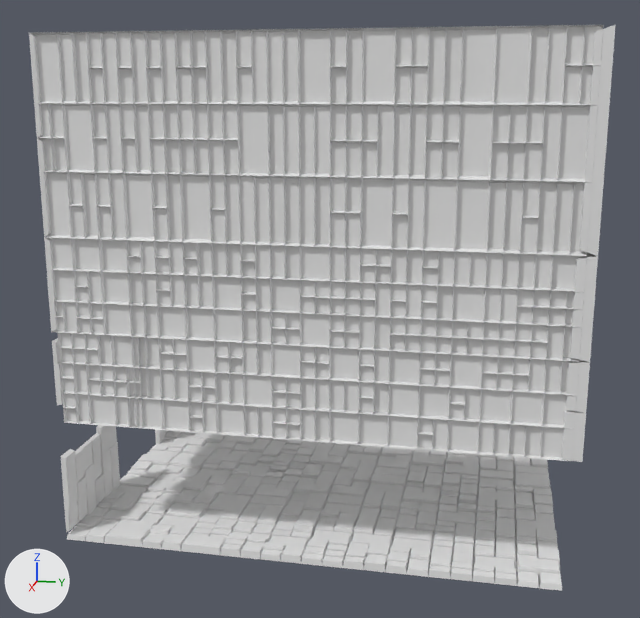
Two versions of the FBX model Assets/Models/FPS/Cylinder_hall/SpawnRoom/SpawnRoom_Floor.fbx, one commit apart.
The view is the same before and after, from a 50 mm lens placed at (46.7, -16.7, 29.6), pointed at (1.2, -25.8, 18.2). Every picture has the same lights, and +X, +Y and +Z are marked at lower left. Where no turn or scale is listed for an object, it has been applied to the vertices. Vertices at the same position are counted once.

Script lines for the objects in view, before the commit:
```python
me_discombobulated_object_011 = bpy.data.meshes.new('discombobulated_object.011')
me_discombobulated_object_011.from_pydata(...)  # 7912 vertices, 7306 faces; spans x -9.0..9.0, y -12.1..12.4, z -0.2..24.0
ob_spawnroom_floor = bpy.data.objects.new('SpawnRoom_Floor', me_discombobulated_object_011)
ob_spawnroom_floor.location = (0.6, -25.0, 8.07)
```
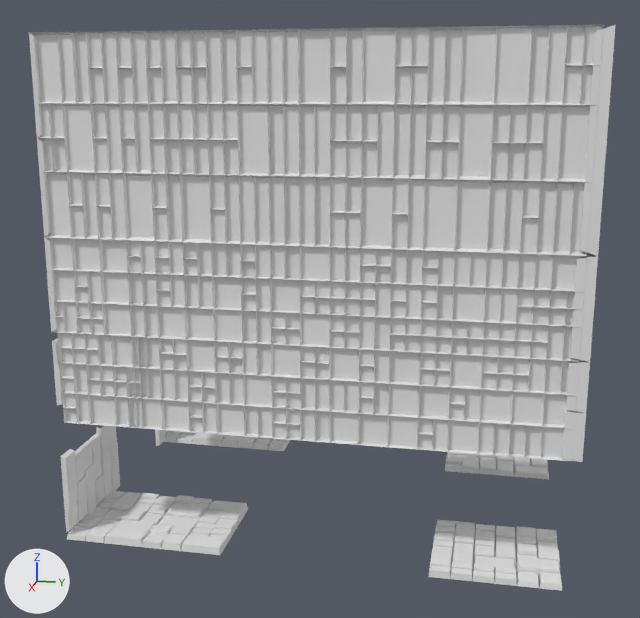
Location of each change, (x1, y1, x2, y2) in pixels of the pictures (640 x 618 px):
```json
{"part": 1, "of": "me_discombobulated_object_011", "change": "cut back", "before": [97, 425, 555, 579], "after": [155, 429, 455, 579]}
```

Scene script edits in JSON lines:
```json
{"block": "me_discombobulated_object_011", "where": "# used by ob_spawnroom_floor; location = (0.6, -25.0, 8.07)"}
{"op": "remove", "block": "me_discombobulated_object_011", "code": "me_discombobulated_object_011.from_pydata(...)  # 7912 vertices, 7306 faces; spans x -9.0..9.0, y -12.1..12.4, z -0.2..24.0"}
{"op": "add", "block": "me_discombobulated_object_011", "code": "me_discombobulated_object_011.from_pydata(...)  # 6110 vertices, 5556 faces; spans x -9.0..9.0, y -12.1..12.4, z -0.2..24.0"}
{"block": "me_discombobulated_object_011", "change": "me_discombobulated_object_011 part 1: 13 vertices moved within x -8.0..9.0, y -12.0..6.0, z -0.2..0.2; 1748 vertices removed from x -9.0..9.0, y -12.0..12.0, z -0.2..4.2"}
```
